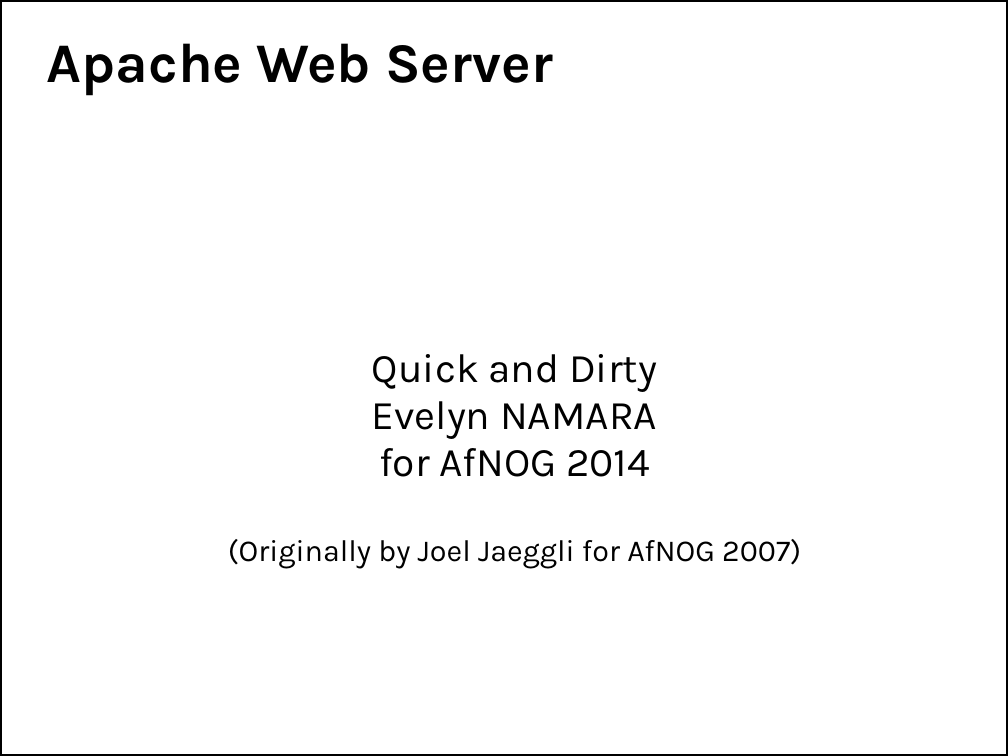
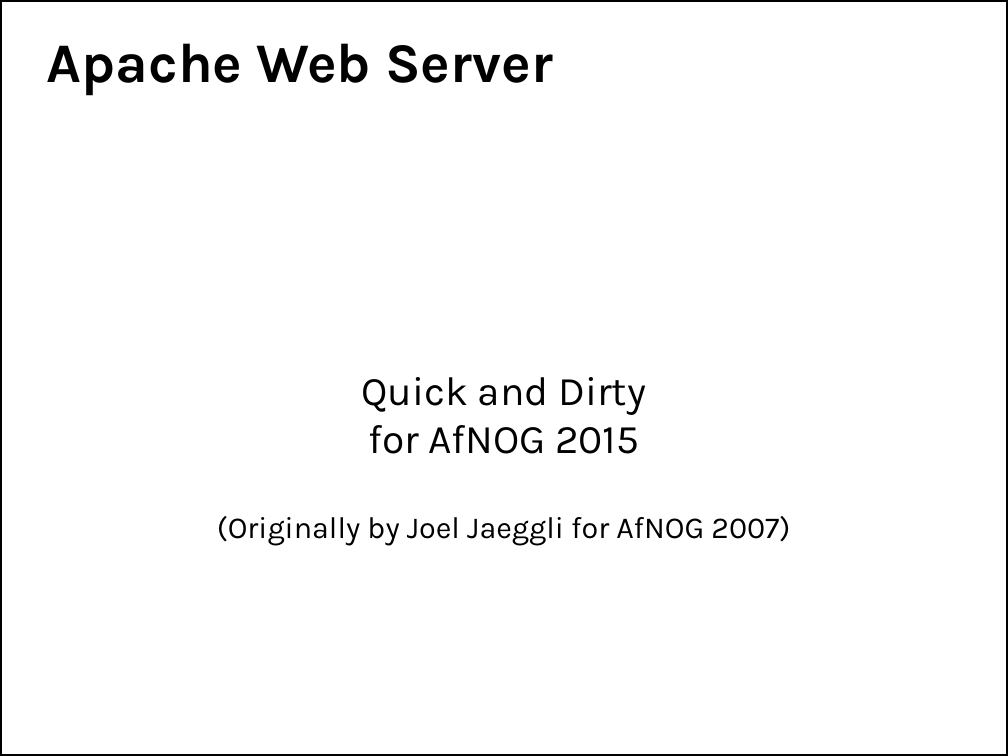
Before and after one commit to afnog/afnog.github.io, a slide deck: slide 1 of sse/apache/apache.ppt. Drawn at 1008x756 pixels with LibreOffice and Linux fonts; fonts in the diff are those of the drawing; background and template pictures are left out. Boxes give left, top, right and bottom in pixels: in the first picture for what was removed or moved away, otherwise in the second. Text is boxed around its words. In the diff, an @@ line names an element or a change of style, - is before the commit and + after.

```diff
--- a/sse/apache/apache.ppt
+++ b/sse/apache/apache.ppt
@@ subtitle at (217,377,790,546): indent changed @@
@@ subtitle at (368,425,639,454): text changed @@
-Evelyn NAMARA
-for AfNOG 2014
+for AfNOG 2015
```
Also in this commit, not shown: 4 other slides changed, 1 slide added, 1 slide removed, 1 other file.
